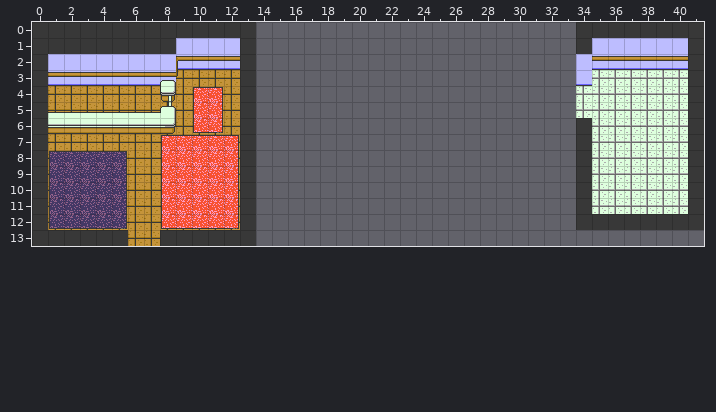
Tiled map: Assets/Graphics/Maps/Gray Box/HospitalGraybox.tmx. Above, as it was before the edit.
Cells are 16x16 px. Shown: x 0..41, y 0..13. The old version is drawn lined up with the new one.
New version:
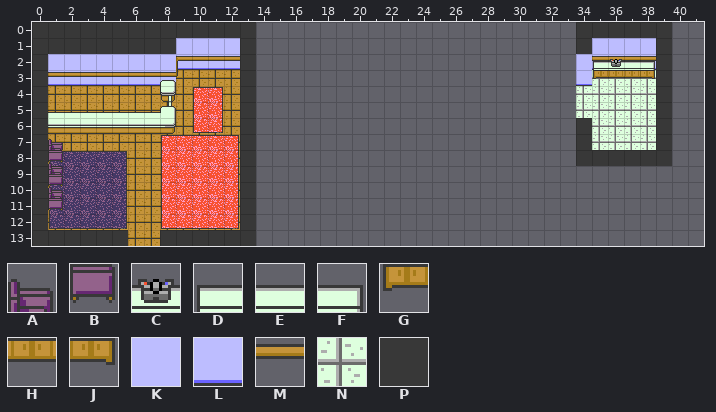
Key: from "Furniture": A 19, B 27, C 34, D 42, E 43, F 44, G 50, H 51, J 52; from "Office": K 1, L 11, M 17, N 21, P 29.
_ is an empty cell.
Objects are placed by their top-left corner, in cells (3,4 is the top-left corner of cell 3,4); size is 1x1 cell unless given.
Tiles replaced or removed in this view: K, L, M, N, P.
Diff:
Changed rows in their new state; . is an unchanged cell.
map size 42x14 -> 40x14 cells
Layer "Graphics/Background":
first column x 34:
 0 ......__
 1 .....P__
 2 .....P__
 3 .....P__
 4 .....P__
 5 .....P__
 6 .....P__
 7 .....P__
 8 .PPPPP__
 9 ________
10 ________
11 ________
12 ________
Layer "Graphics/BG Deco":
first column x 39:
 2 __
Layer "Graphics/Desk/Tables":
first column x 35:
 2 DCEF
 3 GHHJ
Layer "Graphics/Furniture" (added):
added: A at 1,7
added: B at 1,8
added: A at 1,8.5
added: B at 1,9.5
added: A at 1,10
added: B at 1,11
Boxes around the changes in both pictures, in picture pixels (x1, y1, x2, y2):
changed: (576, 22, 704, 230)
added: (48, 139, 63, 211)
